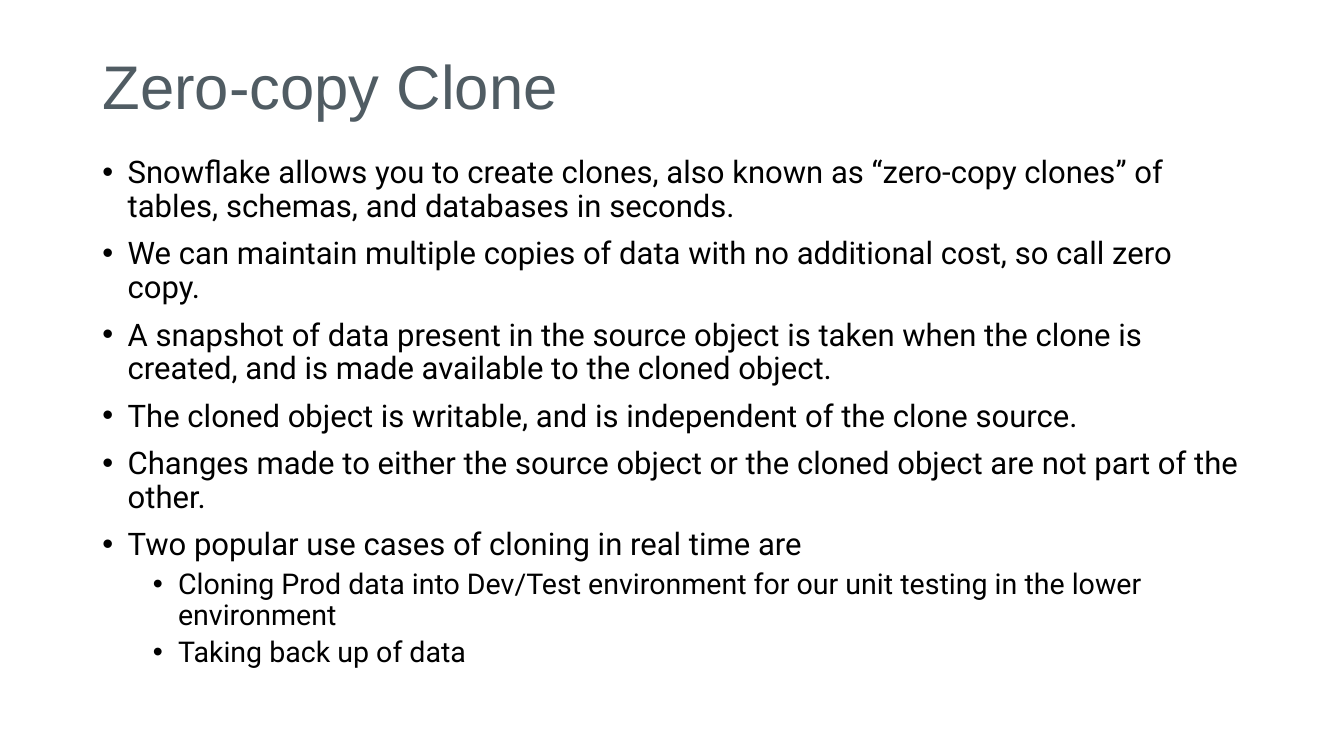
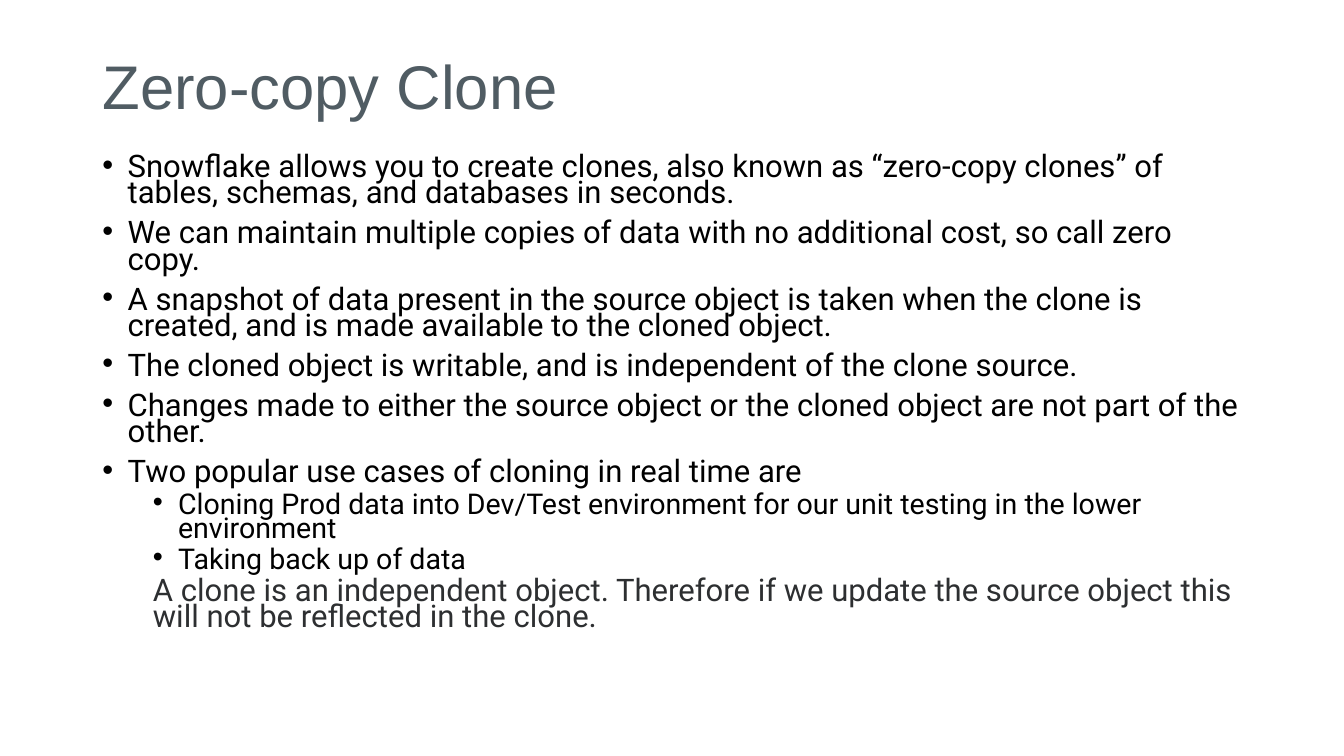
Before and after one commit to venkytumu/IICS-CAI, a slide deck: slide 2 of Snowflake/PPT/14.Zero Copy Cloning.pptx. Drawn at 1344x756 pixels with LibreOffice and Linux fonts; fonts in the diff are those of the drawing. Boxes give left, top, right and bottom in pixels: in the first picture for what was removed or moved away, otherwise in the second. Text is boxed around its words. In the diff, an @@ line names an element or a change of style, - is before the commit and + after.

```diff
--- a/Snowflake/PPT/14.Zero Copy Cloning.pptx
+++ b/Snowflake/PPT/14.Zero Copy Cloning.pptx
@@ text at [128, 153, 1238, 575]: line spacing 0.9 to 0.7 @@
@@ text at [153, 573, 1232, 628]: paragraph added @@
+  A clone is an independent object. Therefore if we update the source object this will not be reflected in the clone.
```
Also in this commit, not shown: 30 other files.
